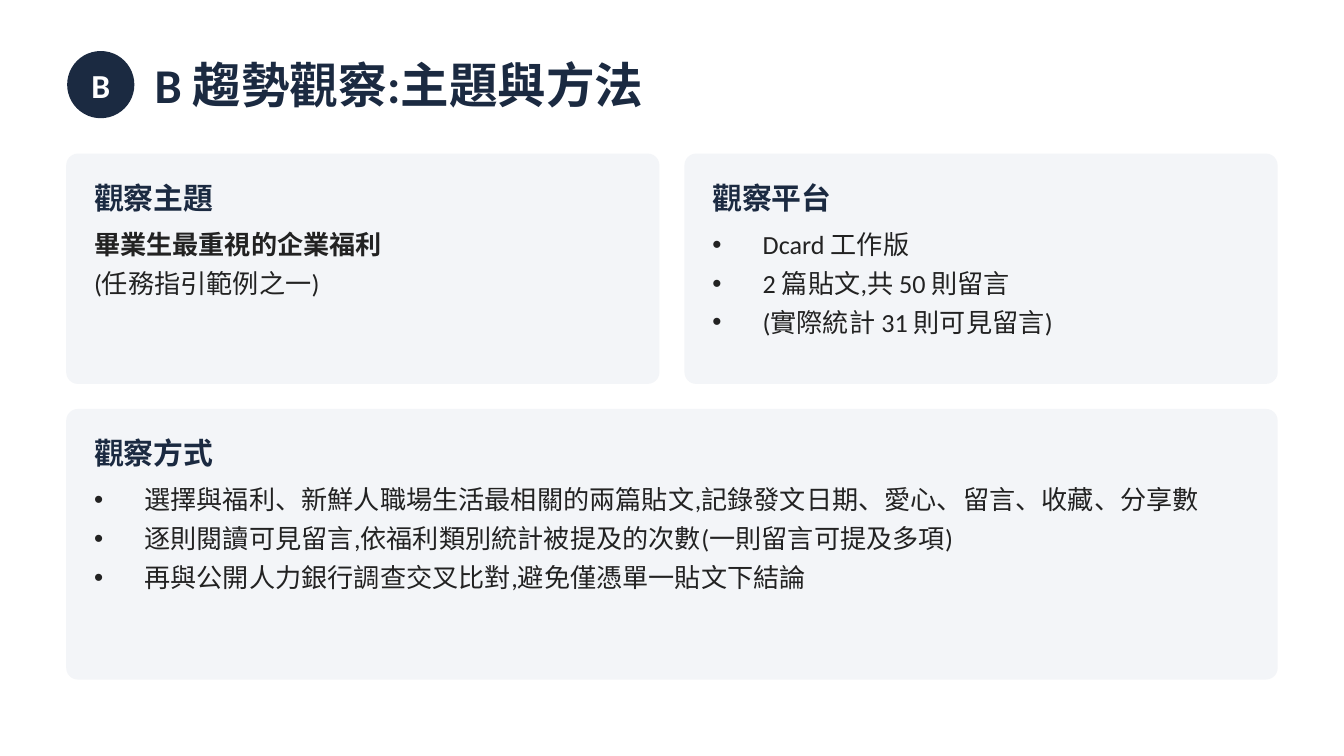
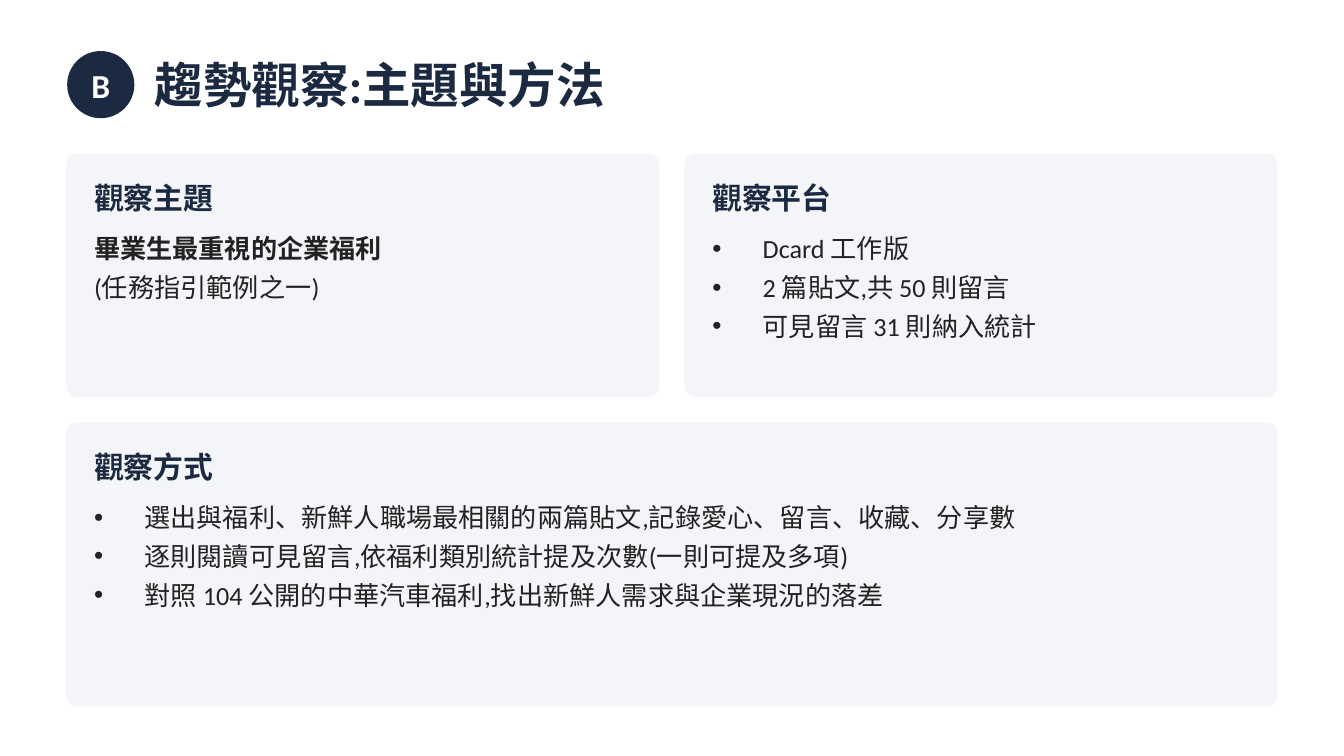
Before and after one commit to tobychien/project-hub, a slide deck: slide 6 of deliverables/CMC_10月_AB任務簡報.pptx. Drawn at 1344x756 pixels with LibreOffice and Linux fonts; fonts in the diff are those of the drawing. Boxes give left, top, right and bottom in pixels: in the first picture for what was removed or moved away, otherwise in the second. Text is boxed around its words. In the diff, an @@ line names an element or a change of style, - is before the commit and + after.

```diff
--- a/deliverables/CMC_10月_AB任務簡報.pptx
+++ b/deliverables/CMC_10月_AB任務簡報.pptx
@@ text at (155,61,606,108): text changed @@
-B 趨勢觀察:主題與方法
+趨勢觀察:主題與方法
@@ rounded rectangle: place and size @@
-rounded rectangle at (67,155,659,383)
+rounded rectangle at (67,155,659,396)
@@ rounded rectangle: place and size @@
-rounded rectangle at (685,155,1277,383)
+rounded rectangle at (685,155,1277,396)
@@ text "畢業生最重視的企業福利": place and size @@
-text "畢業生最重視的企業福利" at (94,231,382,297)
+text "畢業生最重視的企業福利" at (94,235,382,301)
@@ text at (763,314,1037,338): text changed @@
-• (實際統計 31 則可見留言)
+• 可見留言 31 則納入統計
@@ proportions changed in 3 elements at (67,155,659,396), (685,155,1277,396), (67,423,1277,706) @@
@@ rounded rectangle: place and size @@
-rounded rectangle at (67,410,1277,679)
+rounded rectangle at (67,423,1277,706)
@@ text "觀察方式": place and size @@
-text "觀察方式" at (94,438,213,467)
+text "觀察方式" at (94,452,213,481)
@@ text at (144,505,1015,608): text changed @@
-• 選擇與福利、新鮮人職場生活最相關的兩篇貼文,記錄發文日期、愛心、留言、收藏、分享數
-• 逐則閱讀可見留言,依福利類別統計被提及的次數(一則留言可提及多項)
-• 再與公開人力銀行調查交叉比對,避免僅憑單一貼文下結論
+• 選出與福利、新鮮人職場最相關的兩篇貼文,記錄愛心、留言、收藏、分享數
+• 逐則閱讀可見留言,依福利類別統計提及次數(一則可提及多項)
+• 對照 104 公開的中華汽車福利,找出新鮮人需求與企業現況的落差
```
Also in this commit, not shown: 9 other slides changed, 1 slide added.
